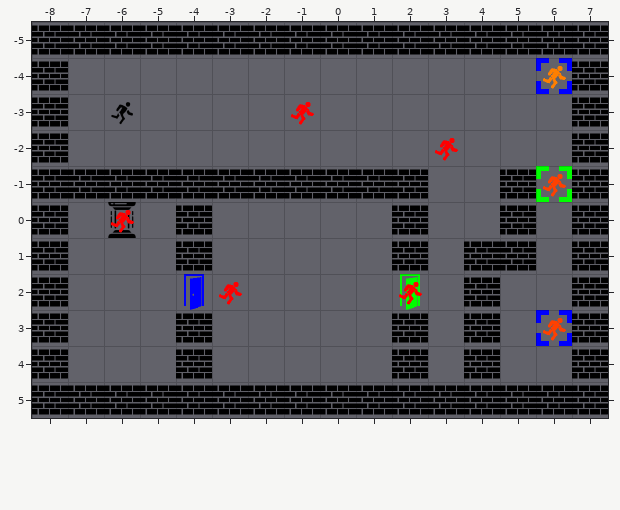
Tiled map, stored at LevelDesign/level4.tmx. The picture above is the old version.
Cells are 64x64 px. Shown: x -8..7, y -5..5.
The same view after the edit:
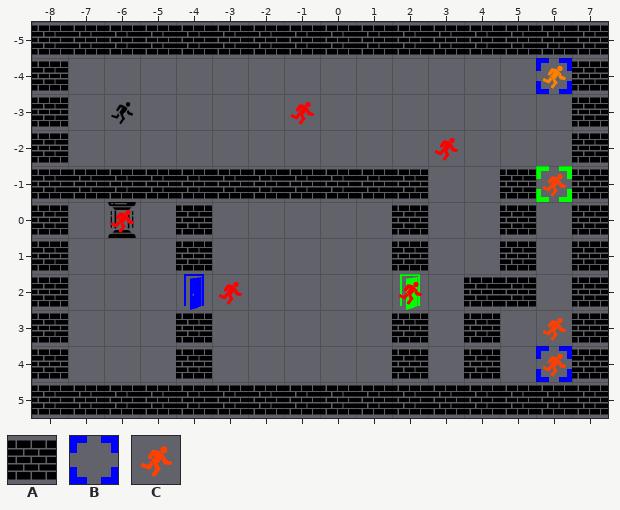
Key: from "sprites": A 7 "wall_horizontal", B 22 "pressure_plate_blue", C 35 "player2".
_ is an empty cell.
Commit message: level 7 tweak + player-gameloop links WM fix in all levels)
The edit:
Layer "Tile Layer 1":
Tile A now appears in row 2 at x 5.
Tile B now appears in row 4 at x 6.
The author cleared tile A in row 1 at x 4.
The author cleared tile B in row 3 at x 6.
Layer "Tile Layer 2":
Tile C now appears in row 4 at x 6.
